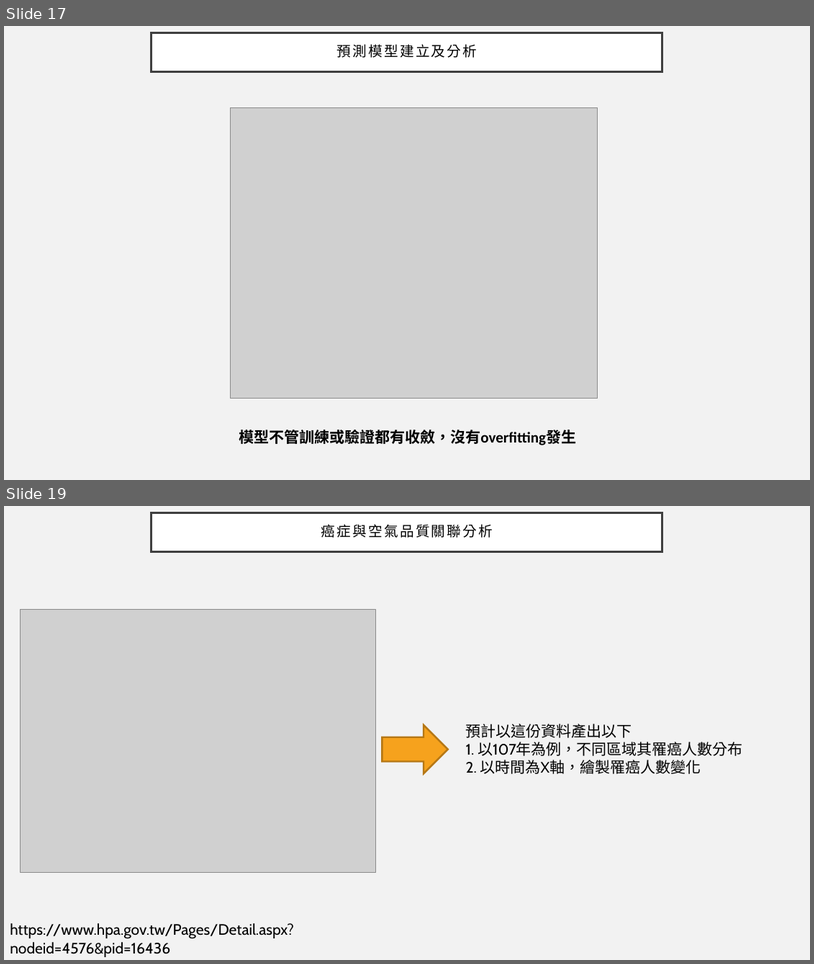
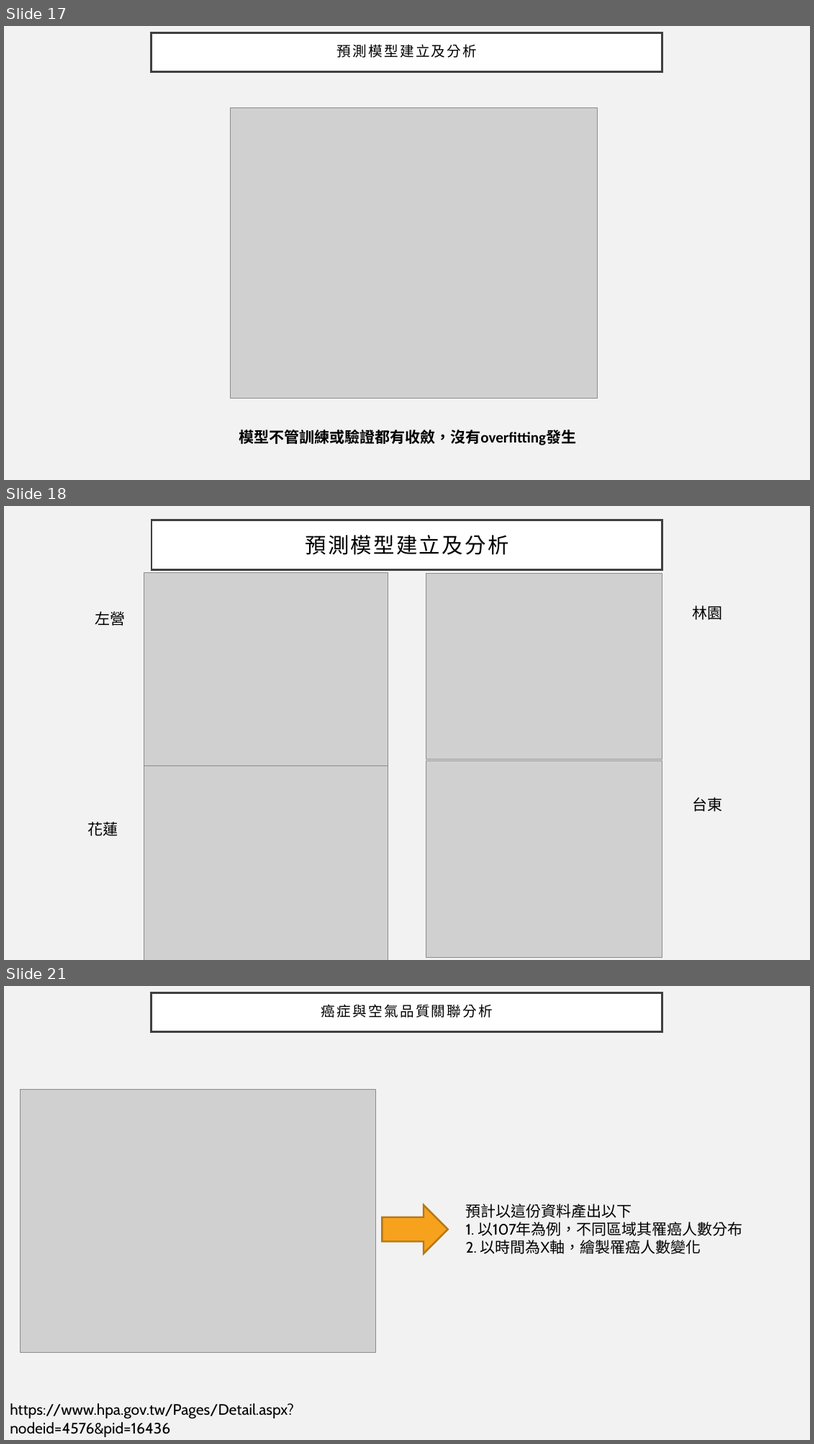
Before and after one commit to jasonfghx/lilicoco, a slide deck: 大學生/空氣品質與癌症之間的關聯.pptx. Shown one above the other, each under a label of ours: slides 17 and 19 before the commit, slides 17, 18 and 21 after it; the slides between them are not shown. The pictures are 814x964 and 814x1444 pixels, drawn with LibreOffice and Linux fonts; fonts in the diff are those of the drawing; grey boxes stand for pictures. Boxes give left, top, right and bottom in pixels: in the first picture for what was removed or moved away, otherwise in the second. Text is boxed around its words. In the diff, an @@ line names an element or a change of style, - is before the commit and + after.

```diff
--- a/大學生/空氣品質與癌症之間的關聯.pptx
+++ b/大學生/空氣品質與癌症之間的關聯.pptx
@@ slide 18 added at (4,506,810,960), background #F2F2F2 @@
@@ title added at (152,520,663,569), fill #FFFFFF, outline #404040 2.49 pt, 25.2 pt, text #000000 @@
+預測模型建立及分析
@@ picture added at (144,572,388,774) @@
@@ picture added at (426,574,663,759) @@
@@ text added at (95,611,125,626), 18 pt, text #000000 @@
+左營
@@ text added at (693,605,723,620), 18 pt, text #000000 @@
+林園
@@ picture added at (426,761,663,957) @@
@@ picture added at (144,765,388,960) @@
@@ text added at (693,797,723,811), 18 pt, text #000000 @@
+台東
@@ text added at (88,821,118,836), 18 pt, text #000000 @@
+花蓮
@@ what was slide 19 is now slide 21 @@
```
Also in this commit, not shown: 10 slides changed, 1 other slide added.
